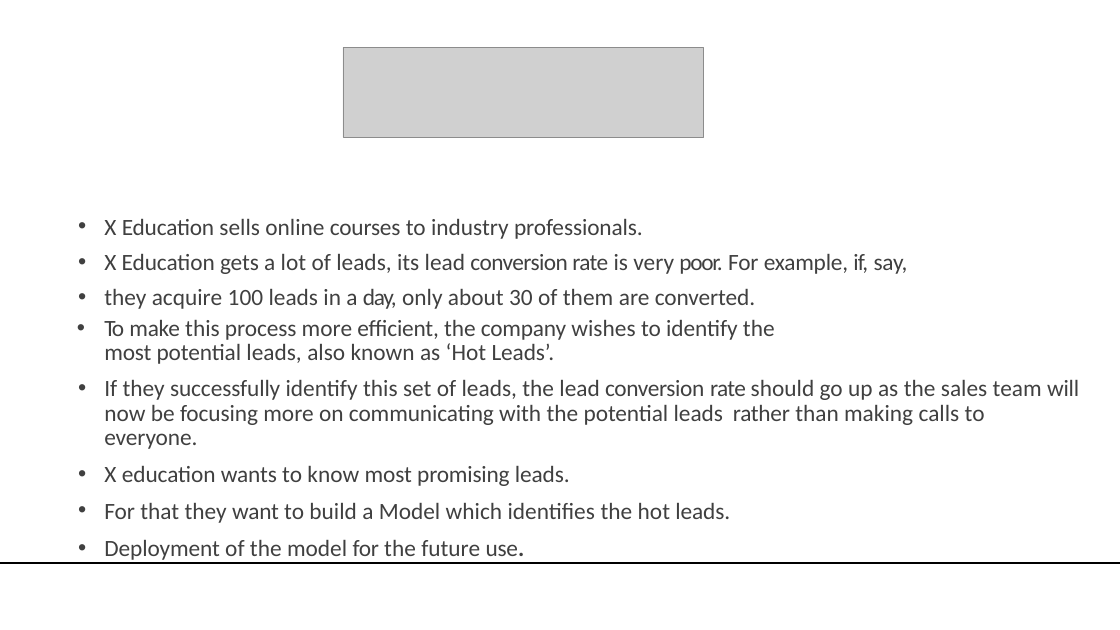
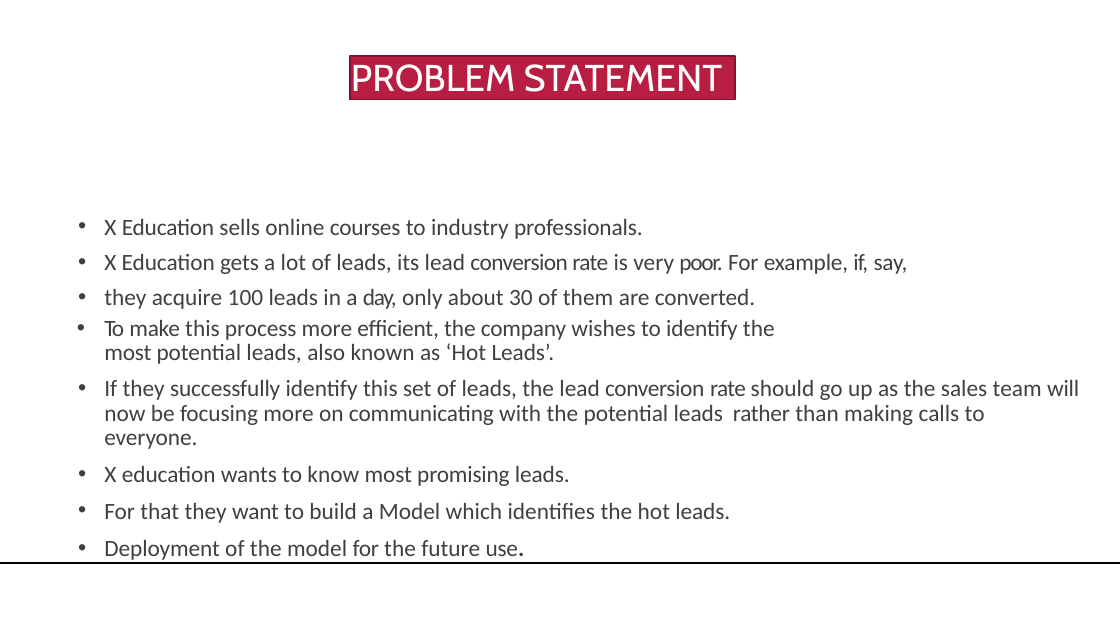
Before and after one commit to Kaivalya2704/Lead_Scoring_Case_Study, a slide deck: slide 2 of PPT.pptx. Drawn at 1120x630 pixels with LibreOffice and Linux fonts; fonts in the diff are those of the drawing; grey boxes stand for pictures; background and template pictures are left out. Boxes give left, top, right and bottom in pixels: in the first picture for what was removed or moved away, otherwise in the second. Text is boxed around its words. In the diff, an @@ line names an element or a change of style, - is before the commit and + after.

```diff
--- a/PPT.pptx
+++ b/PPT.pptx
@@ picture removed at bbox=[343, 48, 703, 138] @@
@@ rectangle added at bbox=[350, 56, 735, 100], fill #B71E42, outline #85122C 1.2 pt, 32 pt, text #FFFFFF @@
+PROBLEM STATEMENT
```
